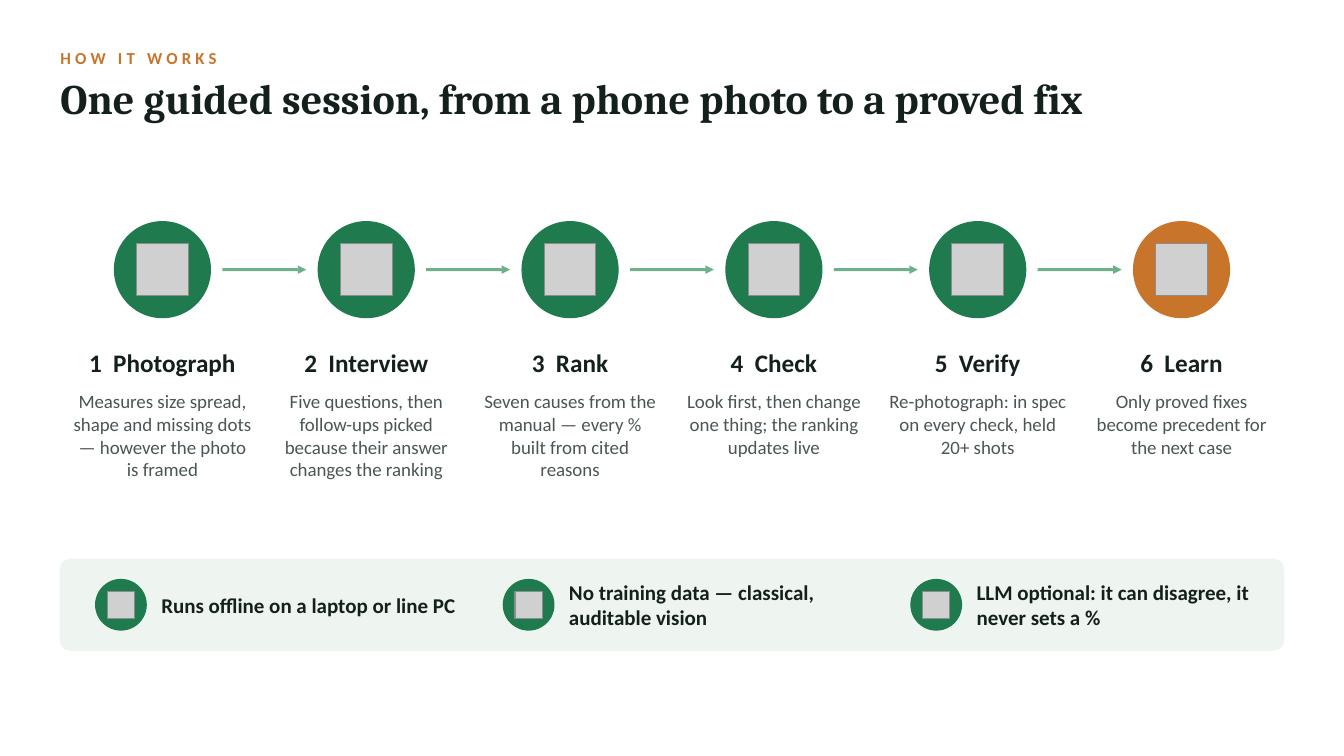
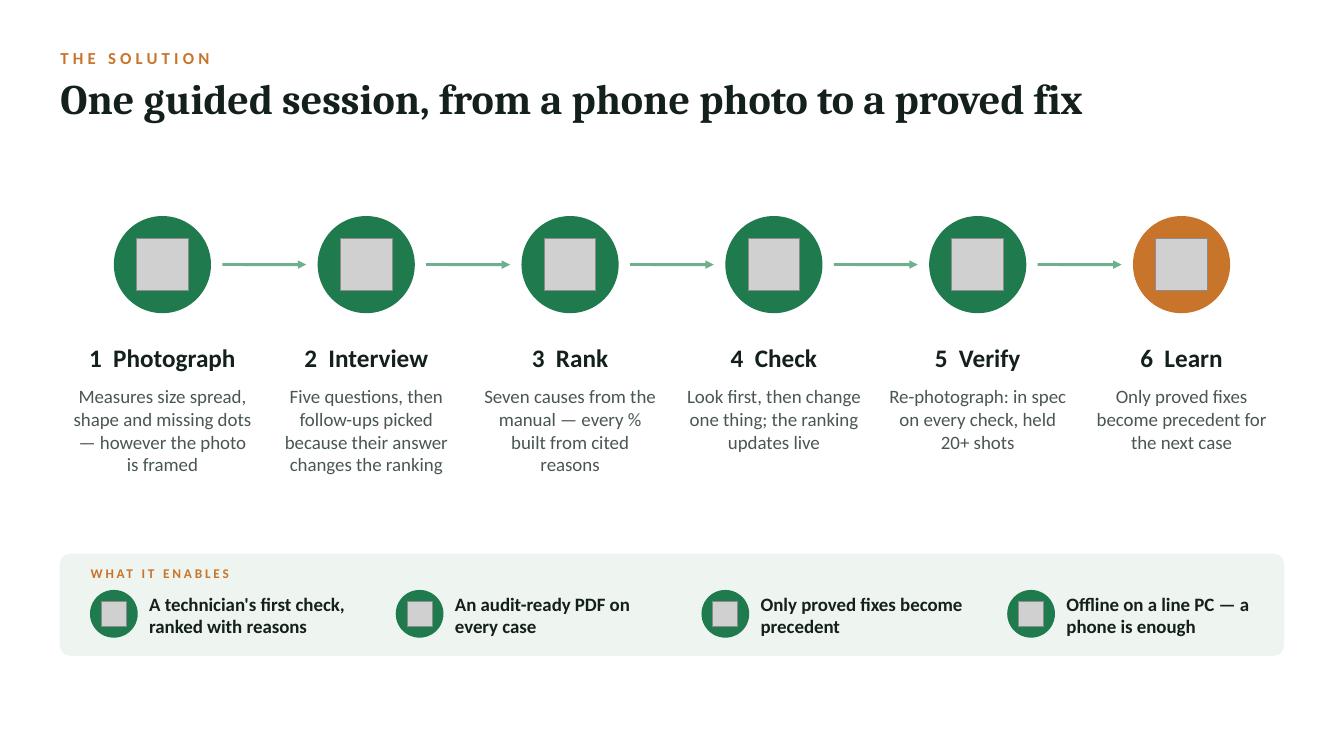
Before and after one commit to Calvin105/AiHorizon, a slide deck: slide 3 of docs/final/AI-Dispensing-Defect-Detective.pptx. Drawn at 1344x756 pixels with LibreOffice and Linux fonts; fonts in the diff are those of the drawing; grey boxes stand for pictures. Boxes give left, top, right and bottom in pixels: in the first picture for what was removed or moved away, otherwise in the second. Text is boxed around its words. In the diff, an @@ line names an element or a change of style, - is before the commit and + after.

```diff
--- a/docs/final/AI-Dispensing-Defect-Detective.pptx
+++ b/docs/final/AI-Dispensing-Defect-Detective.pptx
@@ text at (60, 53, 209, 64): text changed @@
-HOW IT WORKS
+THE SOLUTION
@@ 12 texts, 6 pictures, 6 ellipses, 5 arrows: place and size @@
-12 texts, 6 pictures, 6 ellipses, 5 arrows at (74, 222, 1267, 479)
+12 texts, 6 pictures, 6 ellipses, 5 arrows at (74, 217, 1267, 474)
@@ rounded rectangle: place and size @@
-rounded rectangle at (60, 560, 1284, 650)
+rounded rectangle at (60, 555, 1284, 655)
@@ rounded rectangle at (60, 555, 1284, 655): proportions changed @@
@@ text added at (91, 563, 393, 585), 9.5 pt, text #C8742B, bold @@
+WHAT IT ENABLES
@@ ellipse: place and size @@
-ellipse at (96, 580, 146, 630)
+ellipse at (91, 591, 137, 637)
@@ text added at (149, 597, 345, 633), 13.5 pt, text #14201B, bold @@
+A technician's first check, ranked with reasons
@@ ellipse: place and size @@
-ellipse at (503, 580, 554, 630)
+ellipse at (396, 591, 443, 637)
@@ text added at (455, 597, 630, 636), 13.5 pt, text #14201B, bold @@
+An audit-ready PDF on every case
@@ text removed at (569, 585, 814, 625) @@
-No training data — classical, auditable vision
@@ ellipse added at (703, 591, 749, 637), fill #1F7A4D, outline #1F7A4D 1 pt @@
@@ text added at (761, 597, 962, 636), 13.5 pt, text #14201B, bold @@
+Only proved fixes become precedent
@@ picture removed at (923, 592, 950, 619) @@
@@ text removed at (977, 585, 1248, 625) @@
-LLM optional: it can disagree, it never sets a %
@@ ellipse: place and size @@
-ellipse at (911, 580, 962, 630)
+ellipse at (1008, 591, 1055, 637)
@@ text at (1066, 597, 1249, 636): text changed; size 15 to 13.5 pt @@
-Runs offline on a laptop or line PC
+Offline on a line PC — a phone is enough
@@ picture added at (102, 602, 127, 627) @@
@@ picture added at (407, 602, 433, 627) @@
@@ picture: place and size @@
-picture at (515, 592, 542, 619)
+picture at (713, 602, 738, 627)
@@ picture: place and size @@
-picture at (107, 592, 134, 619)
+picture at (1019, 602, 1045, 627)
```
Also in this commit, not shown: 11 other slides changed, 2 slides added, 1 slide removed, 5 other files.
